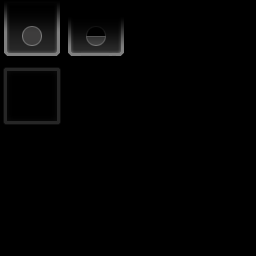
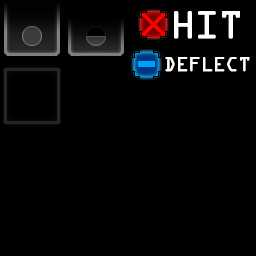
Comparing the layer stacks of the two 256 × 256 images. Changes:
added group "Deflect" with 5 layers above "Hit" over (130, 48, 250, 81)
added layer "DEFLECT" in group "Deflect" over (165, 57, 250, 72)
added layer "Layer 1" (1st of 2, in "Deflect") in group "Deflect" over (130, 48, 250, 81)
added layer "Layer 4" (1st of 3, in "Deflect") in group "Deflect" over (138, 61, 155, 67)
added layer "Layer 3" (1st of 3, in "Deflect") in group "Deflect" over (134, 52, 159, 77)
added layer "Layer 2" (1st of 3, in "Deflect") (20%) in group "Deflect" over (165, 57, 250, 72)
added group "Hit" with 5 layers above "Layer 5" over (137, 8, 240, 41)
added layer "HIT" in group "Hit" over (174, 11, 240, 39)
added layer "Layer 1" (2nd of 2, in "Hit") in group "Hit" over (137, 8, 240, 41)
added layer "Layer 4" (2nd of 3, in "Hit") in group "Hit" over (142, 13, 165, 36)
added layer "Layer 3" (2nd of 3, in "Hit") in group "Hit" over (141, 12, 166, 37)
added layer "Layer 2" (2nd of 3, in "Hit") (20%) in group "Hit" over (160, 8, 240, 41)
